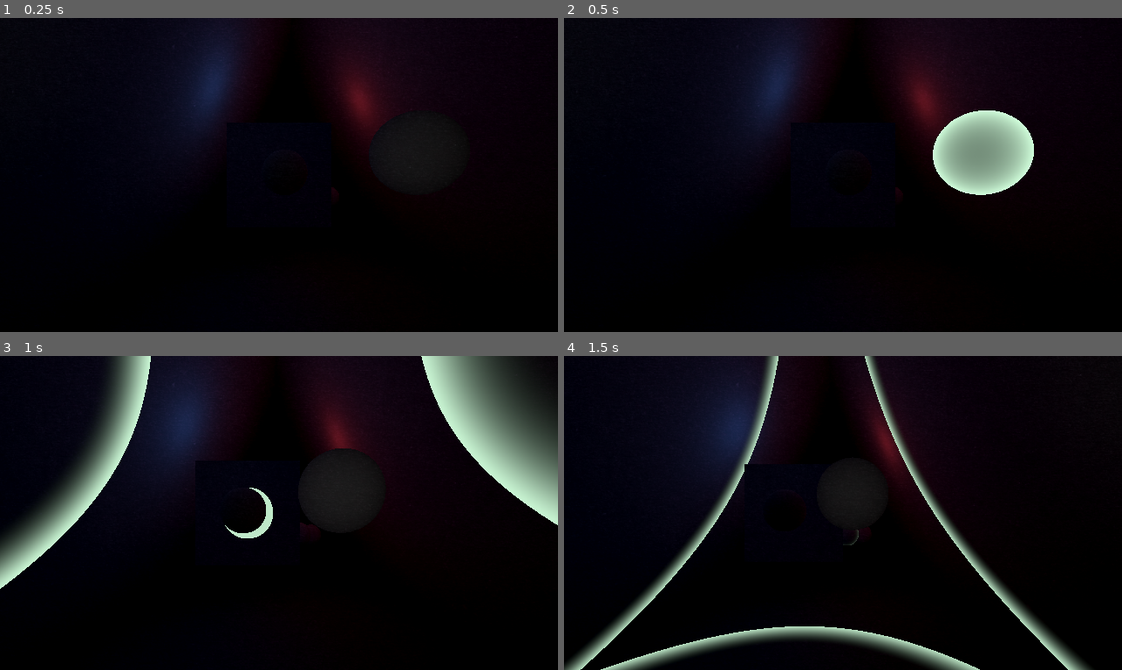
Above: before the commit, frames 1-4 (two rows, left to right).
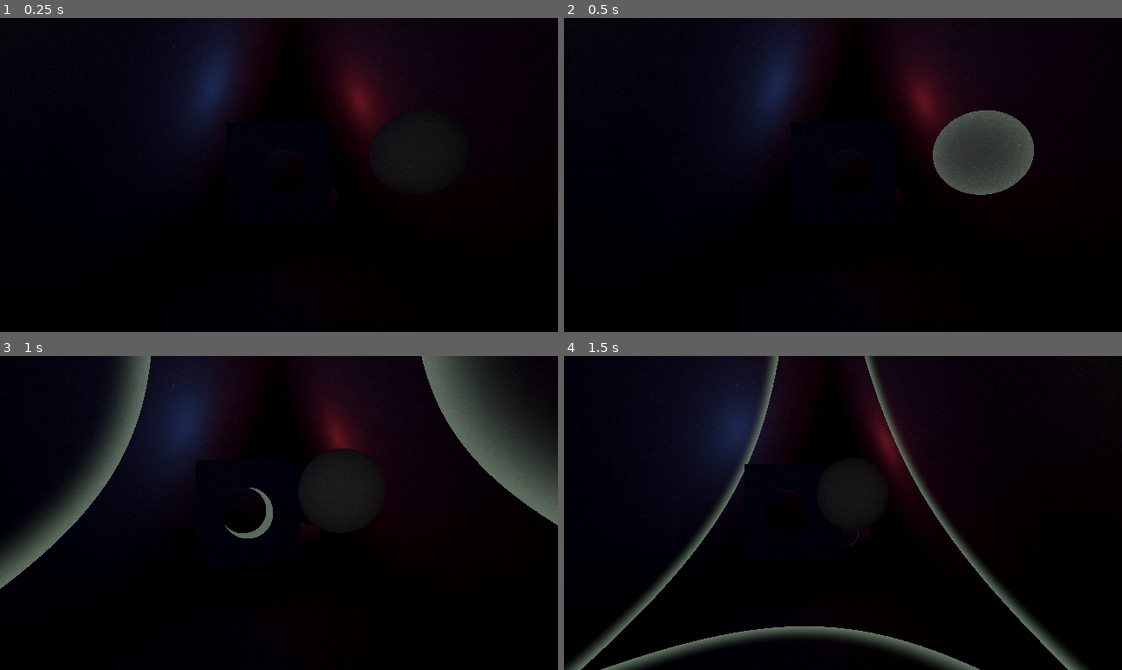
Above: after the commit, the same moments.

Repository: danielday-dev/Fishfest2024
Game: Godot game, scene res://Scenes/Main.tscn
The game is run twice, just before and just after one commit, with the same random seed, the same clock (stepped at 60 frames per second) and the same inputs.
Inputs:
- Up to frame 1 (0.25 s): no input
- Up to frame 2 (0.5 s): no input
- Up to frame 3 (1 s): hold D (Player_Movement_Right) from 0.53 s (still down)
- Up to frame 4 (1.5 s): release D (Player_Movement_Right) at 1.28 s; hold S (Player_Movement_Backward) from 1.28 s (still down)

Frame 1 is identical in both runs. In frame 2, 3.8% of the frame differs, in the area x 66-85%, y 29-57%; in frame 3, 13%, in the area x 0-100%, y 0-75%; in frame 4, 6.6%.

Commit message:
Darkness shader update.

Diff:
--- a/Resources/Materials/Darkness/DarknessShader2.tres
+++ b/Resources/Materials/Darkness/DarknessShader2.tres
@@ -163,6 +163,13 @@
 default_input_values = [0, 0.0, 1, 5.0]
 operator = 5
 
+[sub_resource type="VisualShaderNodeMix" id="VisualShaderNodeMix_xpq1e"]
+default_input_values = [0, Vector3(0, 0, 0), 1, Vector3(1, 1, 1), 2, Vector3(0.5, 0.5, 0.5)]
+op_type = 3
+
+[sub_resource type="VisualShaderNodeFloatFunc" id="VisualShaderNodeFloatFunc_ndc7j"]
+function = 31
+
 [sub_resource type="VisualShaderNodeVaryingSetter" id="VisualShaderNodeVaryingSetter_a1wyy"]
 varying_name = "worldPosition"
 varying_type = 4
@@ -328,65 +335,8 @@
 	vec4 n_out51p0 = pingColor;
 
 
-// VaryingGetter:47
-	vec3 n_out47p0 = worldPosition;
-
-
-// Vector3Parameter:68
-	vec3 n_out68p0 = pingOrigin;
-
-
-// Distance:49
-	float n_out49p0 = distance(n_out47p0, n_out68p0);
-
-
 // FloatParameter:50
 	float n_out50p0 = pingDistance;
-
-
-// FloatOp:52
-	float n_out52p0 = n_out49p0 - n_out50p0;
-
-
-// FloatFunc:60
-	float n_out60p0 = abs(n_out52p0);
-
-
-// FloatParameter:53
-	float n_out53p0 = pingSize;
-
-
-// Clamp:61
-	float n_in61p1 = 0.00000;
-	float n_out61p0 = clamp(n_out60p0, n_in61p1, n_out53p0);
-
-
-// FloatOp:62
-	float n_out62p0 = n_out61p0 / n_out53p0;
-
-
-// FloatFunc:63
-	float n_out63p0 = 1.0 - n_out62p0;
-
-
-// Step:65
-	float n_out65p0 = step(n_out50p0, n_out49p0);
-
-
-// FloatFunc:67
-	float n_out67p0 = 1.0 - n_out65p0;
-
-
-// FloatOp:66
-	float n_out66p0 = n_out63p0 * n_out67p0;
-
-
-// FloatParameter:69
-	float n_out69p0 = pingFade;
-
-
-// FloatOp:64
-	float n_out64p0 = pow(n_out66p0, n_out69p0);
 
 
 // FloatParameter:71
@@ -403,6 +353,67 @@
 	float n_out72p0 = clamp(n_out73p0, n_in72p1, n_in72p2);
 
 
+// Mix:76
+	vec3 n_out76p0 = mix(vec3(n_out4p0.xyz), vec3(n_out51p0.xyz), vec3(n_out72p0));
+
+
+// VaryingGetter:47
+	vec3 n_out47p0 = worldPosition;
+
+
+// Vector3Parameter:68
+	vec3 n_out68p0 = pingOrigin;
+
+
+// Distance:49
+	float n_out49p0 = distance(n_out47p0, n_out68p0);
+
+
+// FloatOp:52
+	float n_out52p0 = n_out49p0 - n_out50p0;
+
+
+// FloatFunc:60
+	float n_out60p0 = abs(n_out52p0);
+
+
+// FloatParameter:53
+	float n_out53p0 = pingSize;
+
+
+// Clamp:61
+	float n_in61p1 = 0.00000;
+	float n_out61p0 = clamp(n_out60p0, n_in61p1, n_out53p0);
+
+
+// FloatOp:62
+	float n_out62p0 = n_out61p0 / n_out53p0;
+
+
+// FloatFunc:63
+	float n_out63p0 = 1.0 - n_out62p0;
+
+
+// Step:65
+	float n_out65p0 = step(n_out50p0, n_out49p0);
+
+
+// FloatFunc:67
+	float n_out67p0 = 1.0 - n_out65p0;
+
+
+// FloatOp:66
+	float n_out66p0 = n_out63p0 * n_out67p0;
+
+
+// FloatParameter:69
+	float n_out69p0 = pingFade;
+
+
+// FloatOp:64
+	float n_out64p0 = pow(n_out66p0, n_out69p0);
+
+
 // FloatFunc:74
 	float n_out74p0 = 1.0 - n_out72p0;
 
@@ -417,7 +428,7 @@
 
 
 // Mix:58
-	vec3 n_out58p0 = mix(n_out46p0, vec3(n_out51p0.xyz), n_out70p0);
+	vec3 n_out58p0 = mix(n_out46p0, n_out76p0, n_out70p0);
 
 
 // Output:0
@@ -426,7 +437,6 @@
 
 }
 "
-graph_offset = Vector2(-394.724, -89.3985)
 varyings/worldPosition = "0,4"
 varyings/cameraPosition = "1,4"
 varyings/screenUV = "1,3"
@@ -498,7 +508,7 @@
 nodes/light/50/node = SubResource("VisualShaderNodeFloatParameter_t5aju")
 nodes/light/50/position = Vector2(-140, 760)
 nodes/light/51/node = SubResource("VisualShaderNodeColorParameter_mcqhr")
-nodes/light/51/position = Vector2(940, 280)
+nodes/light/51/position = Vector2(700, 1140)
 nodes/light/52/node = SubResource("VisualShaderNodeFloatOp_qxaey")
 nodes/light/52/position = Vector2(300, 240)
 nodes/light/53/node = SubResource("VisualShaderNodeFloatParameter_fohgc")
@@ -537,4 +547,8 @@
 nodes/light/74/position = Vector2(640, 1000)
 nodes/light/75/node = SubResource("VisualShaderNodeFloatOp_ryhde")
 nodes/light/75/position = Vector2(820, 1000)
-nodes/light/connections = PackedInt32Array(18, 0, 4, 0, 21, 0, 26, 0, 23, 0, 26, 1, 29, 0, 30, 1, 19, 0, 25, 0, 25, 0, 35, 1, 4, 0, 36, 0, 36, 0, 35, 0, 30, 0, 36, 2, 30, 0, 37, 0, 37, 0, 25, 1, 39, 0, 38, 1, 26, 0, 38, 0, 39, 0, 41, 0, 38, 0, 42, 0, 41, 0, 43, 0, 41, 0, 43, 1, 43, 0, 42, 1, 42, 0, 40, 0, 40, 0, 44, 0, 44, 0, 30, 0, 45, 0, 46, 1, 35, 0, 46, 0, 47, 0, 49, 0, 46, 0, 58, 0, 58, 0, 0, 0, 49, 0, 52, 0, 52, 0, 60, 0, 60, 0, 61, 0, 61, 0, 62, 0, 62, 0, 63, 0, 50, 0, 52, 1, 66, 0, 64, 0, 50, 0, 65, 0, 49, 0, 65, 1, 65, 0, 67, 0, 68, 0, 49, 1, 67, 0, 66, 1, 63, 0, 66, 0, 53, 0, 62, 1, 53, 0, 61, 2, 69, 0, 64, 1, 64, 0, 70, 0, 70, 0, 58, 2, 71, 0, 73, 1, 74, 0, 75, 0, 50, 0, 73, 0, 73, 0, 72, 0, 72, 0, 74, 0, 75, 0, 70, 1, 51, 0, 58, 1)
+nodes/light/76/node = SubResource("VisualShaderNodeMix_xpq1e")
+nodes/light/76/position = Vector2(1140, 840)
+nodes/light/77/node = SubResource("VisualShaderNodeFloatFunc_ndc7j")
+nodes/light/77/position = Vector2(1080, 460)
+nodes/light/connections = PackedInt32Array(18, 0, 4, 0, 21, 0, 26, 0, 23, 0, 26, 1, 29, 0, 30, 1, 19, 0, 25, 0, 25, 0, 35, 1, 4, 0, 36, 0, 36, 0, 35, 0, 30, 0, 36, 2, 30, 0, 37, 0, 37, 0, 25, 1, 39, 0, 38, 1, 26, 0, 38, 0, 39, 0, 41, 0, 38, 0, 42, 0, 41, 0, 43, 0, 41, 0, 43, 1, 43, 0, 42, 1, 42, 0, 40, 0, 40, 0, 44, 0, 44, 0, 30, 0, 45, 0, 46, 1, 35, 0, 46, 0, 47, 0, 49, 0, 46, 0, 58, 0, 58, 0, 0, 0, 49, 0, 52, 0, 52, 0, 60, 0, 60, 0, 61, 0, 61, 0, 62, 0, 62, 0, 63, 0, 50, 0, 52, 1, 66, 0, 64, 0, 50, 0, 65, 0, 49, 0, 65, 1, 65, 0, 67, 0, 68, 0, 49, 1, 67, 0, 66, 1, 63, 0, 66, 0, 53, 0, 62, 1, 53, 0, 61, 2, 69, 0, 64, 1, 64, 0, 70, 0, 70, 0, 58, 2, 71, 0, 73, 1, 74, 0, 75, 0, 50, 0, 73, 0, 73, 0, 72, 0, 72, 0, 74, 0, 75, 0, 70, 1, 75, 0, 77, 0, 51, 0, 76, 1, 76, 0, 58, 1, 4, 0, 76, 0, 72, 0, 76, 2)
Not shown: 1 places in Resources/Materials/Darkness/DarknessMaterial.tres that only renumber resources
Not shown: 2 places in Resources/Materials/Darkness/DarknessShader2.tres that only renumber resources
